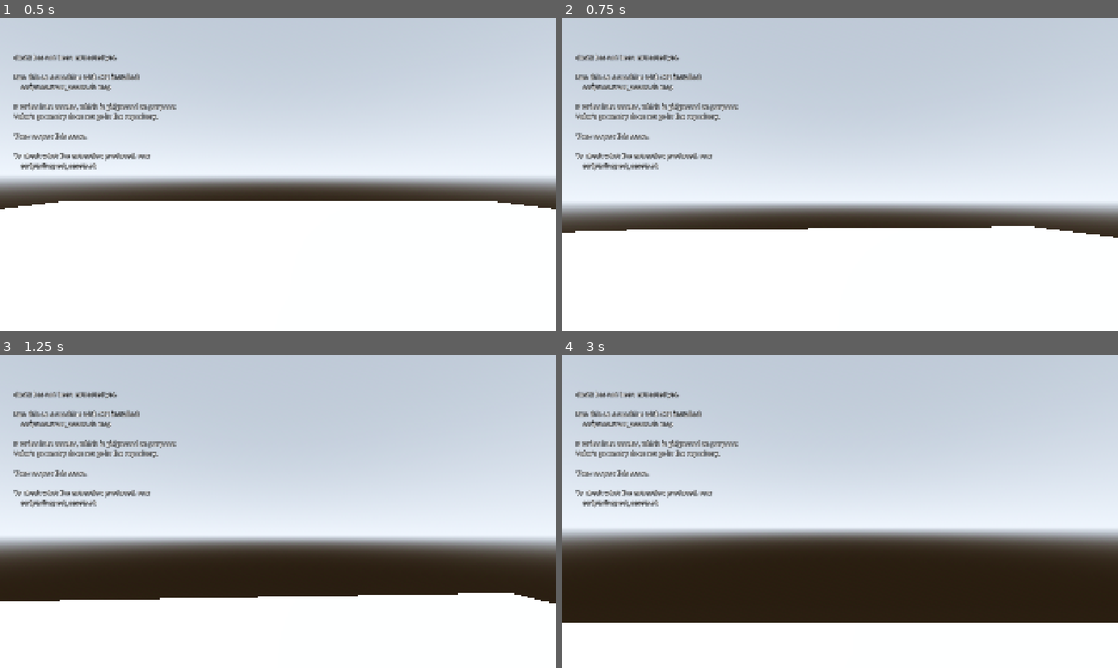
Above: before the commit, frames 1-4 (two rows, left to right).
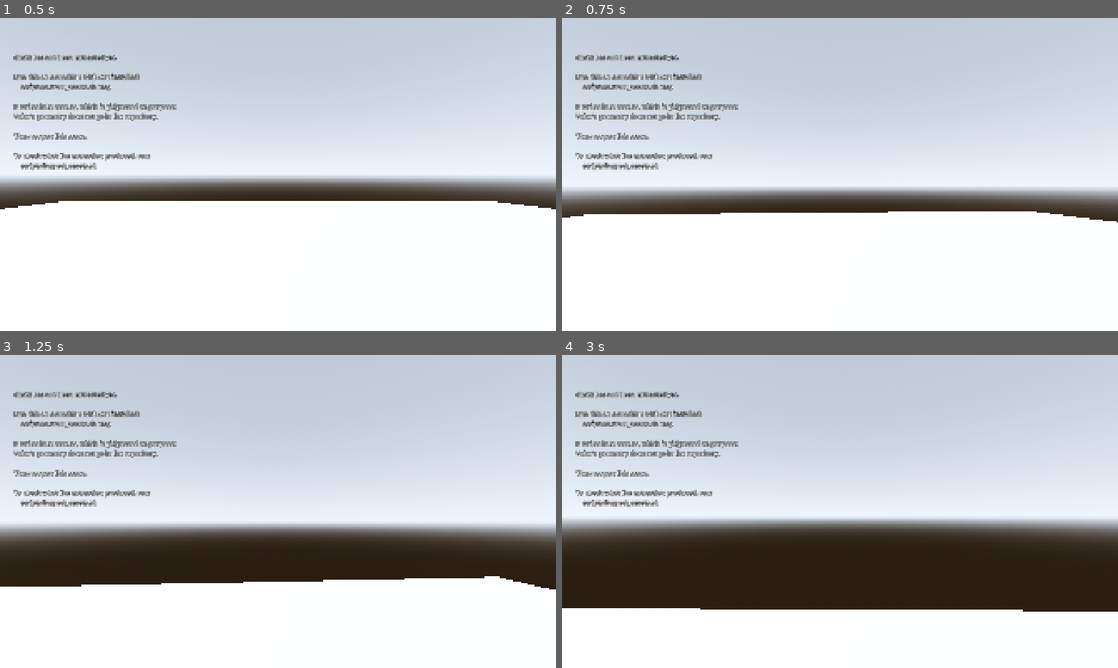
Above: after the commit, the same moments.

Repository: sidcarrollworks/CSGODOT
Game: Godot game, scene res://maps/de_dust2/de_dust2.tscn
The game is run twice, just before and just after one commit, with the same random seed, the same clock (stepped at 60 frames per second) and the same inputs.
Inputs (mouse positions are in pixels of both pictures, inside the frame that each line leads up to):
- Up to frame 1 (0.5 s): no input
- Up to frame 2 (0.75 s): tap Enter at 0.5 s; move the mouse to (867, 174) at 0.52 s; press the mouse at (867, 174) at 0.53 s; hold W (move_forward) from 0.53 s (still down)
- Up to frame 3 (1.25 s): keep holding W (move_forward); tap Space (jump) at 0.77 s
- Up to frame 4 (3 s): keep holding W (move_forward); move the mouse to (812, 511) at 1.27 s; release the mouse at (812, 511) at 1.28 s; right-click (812, 511) at 1.35 s; tap Space (jump) at 1.52 s; move the mouse to (851, 505) at 2.02 s; hold Ctrl (duck) 2.03-2.78 s; move the mouse to (834, 517) at 2.77 s; tap P (export_spray) at 2.85 s; click (834, 517) at 2.92 s

Frame 1 is identical in both runs. In frame 2, 13% of the frame differs, in the area x 0-100%, y 54-71%; in frame 3, 15%, in the area x 0-100%, y 53-80%; in frame 4, 13%.

Commit message:
Rewind the firing clip to restart it, and take the kick back down
AnimationPlayer.play() on the clip it is already playing carries on from
where it was, so asking the weapon model to fire again did nothing and it
animated once per clip length rather than once per round. It seeks to zero
instead.

The view kick goes from half the spray's height to a fifth, which is where
it sat in the build Sid preferred.

Co-Authored-By: Claude Opus 5 (1M context) <noreply@anthropic.com>
Claude-Session: https://claude.ai/code/session_01YJnWJFEo2kKSxD4GAVgMTN

Diff:
--- a/src/player/rig_model.gd
+++ b/src/player/rig_model.gd
@@ -92,11 +92,9 @@
 ## Plays a clip by its short name. Unknown names go to idle, and so does
 ## anything that plays once, when it ends.
 ##
-## restart replays a clip that is already running, from the top, cross-faded
-## rather than cut. Firing needs it: a round fired while the last one's
-## animation is still going has to kick the gun again. Without it the gun
-## only animated once per clip length, which on the AK is about two thirds of
-## a second against a round every tenth of one.
+## restart rewinds a clip that is already running back to its start. Firing
+## needs it: a round fired while the last one's animation is still going has
+## to kick the gun again.
 func play(
 	short: StringName,
 	blend: float = 0.0,
@@ -113,8 +111,15 @@
 		animation_player.current_animation == short
 		and animation_player.is_playing()
 	)
-	if already and not restart:
+	if already:
 		animation_player.speed_scale = speed
+		if restart:
+			# Rewound rather than played again. AnimationPlayer.play() on the
+			# clip it is already playing carries on from where it was, so
+			# asking it to fire again did nothing and the gun only animated
+			# once per clip length: about once a second on the AK, against a
+			# round every tenth of one.
+			animation_player.seek(0.0, true)
 		return
 	if blend <= 0.0:
 		animation_player.stop()
--- a/src/weapons/weapon_data.gd
+++ b/src/weapons/weapon_data.gd
@@ -118,12 +118,15 @@
 ## Where the crosshair peaks during a held spray, as a fraction of how far
 ## the bullets climb over that same spray.
 ##
-## Sid, 2026-09-22: "during spraying the crosshair should peak at around half
-## of the height of the overall spray." This is that, as a number the build
-## has to hit rather than a knob to turn towards it. view_kick_up below is
-## solved from it, so changing the spring, the fire rate or the pattern moves
-## the per-round kick and leaves the thing that was actually observed alone.
-@export_range(0.0, 1.0) var view_kick_spray_peak: float = 0.5
+## This is the one knob for how hard the view kicks, and it is expressed as
+## the thing you can actually see rather than as a per-round amount: the
+## per-round kick is solved from it. Changing the spring, the fire rate or the
+## pattern therefore moves the kick and leaves this alone.
+##
+## Sid read half the spray's height off CS2 on 2026-09-22, tried it, and said
+## it was far too high. This is a fifth, which is where it sat in the build he
+## preferred. His reading and his eye disagree, and his eye wins.
+@export_range(0.0, 1.0) var view_kick_spray_peak: float = 0.2
 
 ## How far the view is kicked sideways each round, against how far up.
 ##
Not shown, changed: reference/weapon_stats.md
